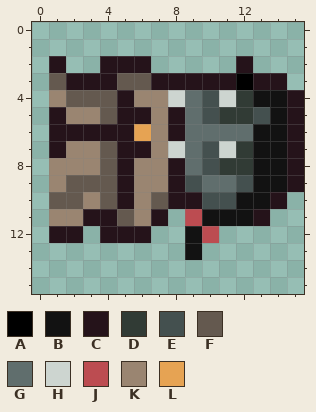
One commit to this pixel-art sprite: images/vampire/vd4.png. The first picture shows the starting point.
The file is 16x16 pixels.
Palette (. is transparent): A #000000  B #121212  C #25131a  D #313b35  E #44504f  F #64594f  G #606e6d  H #cdd5d0  J #bc4c51  K #9a8571  L #e6a353
Pixels before, first column x 1:
 2 C..CCC.....C...
 3 FCCCFFCCCCCACC.
 4 KFFFCKKHGEHDBBC
 5 CKKFCCKCGEDDEBC
 6 CCCCCLKCGGGGBBC
 7 CKKFCCKHGEHDBBC
 8 KKKFCKKCGEDDBBC
 9 KFFFCKKCEGGEBBC
10 FFKFCKFCCEEBBC.
11 KKCCFKC.JBBBC..
12 CC.CCC..BJ.....
13 ........B......
The result:
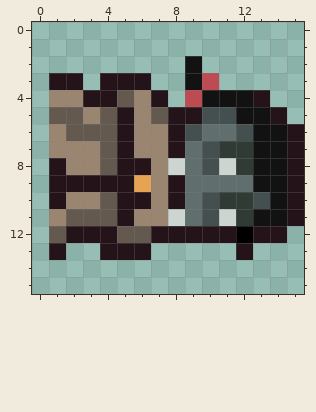
Change:
Changed rows in their new state; - is an unchanged pixel.
first column x 1:
 2 .--...--B--.---
 3 C-.-CC..BJ....-
 4 -KCCF-C.JBBBC..
 5 FF---KF-C-EBBC.
 6 KFFF-K--E--E---
 7 K----K-C--D----
 8 C----C-H--H----
 9 CCCC-L--G--G---
10 CK---CK-G-DDEBC
11 -FFFC-KHGEHDBBC
12 F-C-FFCCCCCACC-
13 C--CCC--.--C---
Where, in picture pixels (left, top, right, bottom), the same in both pictures:
changed: (49, 56, 304, 260)
